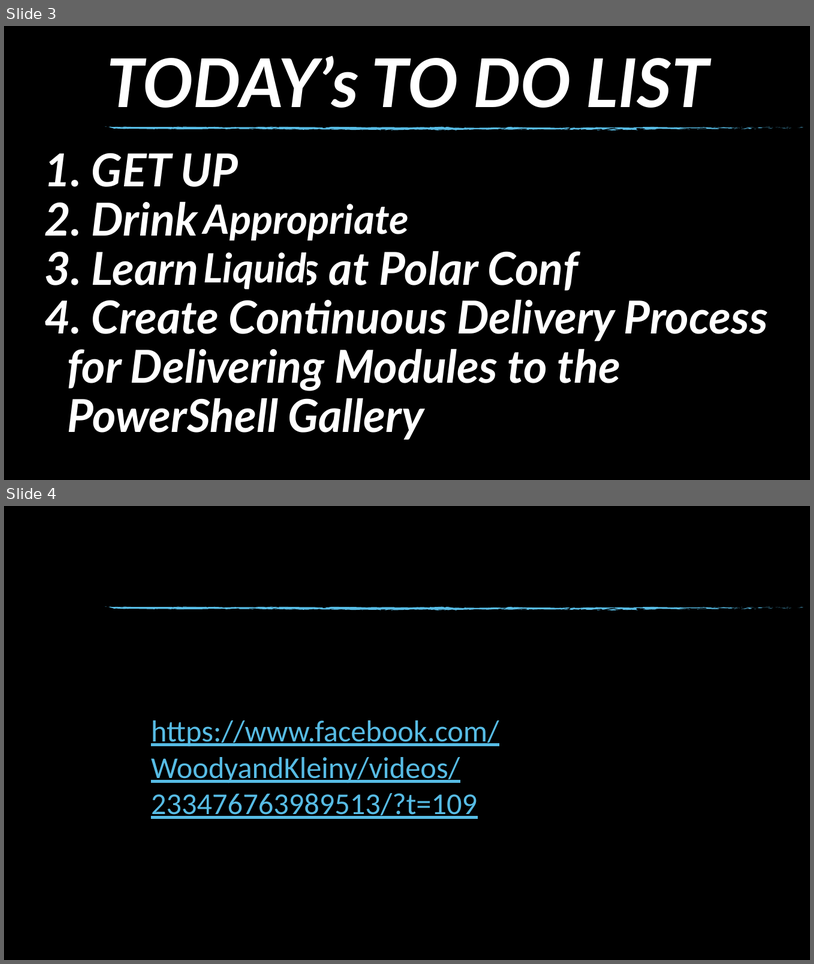
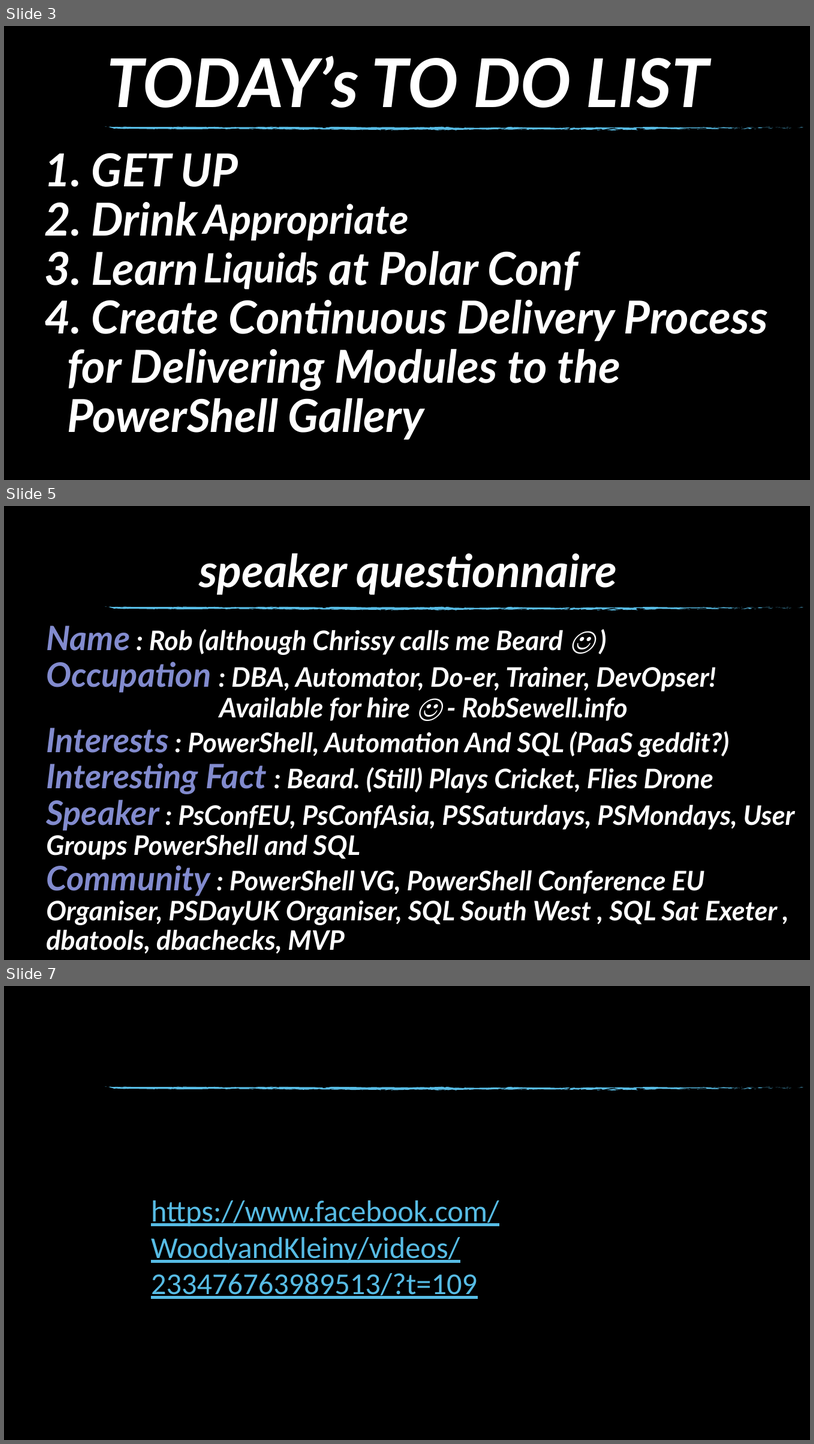
Before and after one commit to SQLDBAWithABeard/Presentations, a slide deck: 2018/Polar Conf/Continuous Delivery For Modules To PowerShell Gallery.pptx. Shown one above the other, each under a label of ours: slides 3 and 4 before the commit, slides 3, 5 and 7 after it; the slides between them are not shown. The pictures are 814x964 and 814x1444 pixels, drawn with LibreOffice and Linux fonts; fonts in the diff are those of the drawing; background and template pictures are left out. Boxes give left, top, right and bottom in pixels: in the first picture for what was removed or moved away, otherwise in the second. Text is boxed around its words. In the diff, an @@ line names an element or a change of style, - is before the commit and + after.

Commit message:
Polar Conf pptx

```diff
--- a/2018/Polar Conf/Continuous Delivery For Modules To PowerShell Gallery.pptx
+++ b/2018/Polar Conf/Continuous Delivery For Modules To PowerShell Gallery.pptx
@@ slide 5 added at [4,506,810,960], background picture (left out); not listed: 74 template elements that a slide beside it also shows @@
@@ title added at [199,553,617,595], 54 pt, text #FFFFFF, bold, italic @@
+speaker questionnaire
@@ text added at [46,625,795,953], 32 pt, text #FFFFFF, bold, italic @@
+Name : Rob (although Chrissy calls me Beard ☺ )
+Occupation : DBA, Automator, Do-er, Trainer, DevOpser!
+Available for hire ☺ - RobSewell.info
+Interests : PowerShell, Automation And SQL (PaaS geddit?)
+Interesting Fact : Beard. (Still) Plays Cricket, Flies Drone
+Speaker : PsConfEU, PsConfAsia, PSSaturdays, PSMondays, User Groups PowerShell and SQL
+Community : PowerShell VG, PowerShell Conference EU Organiser, PSDayUK Organiser, SQL South West , SQL Sat Exeter , dbatools, dbachecks, MVP
@@ what was slide 4 is now slide 7 @@
```
Also in this commit, not shown: 2 other slides added.
